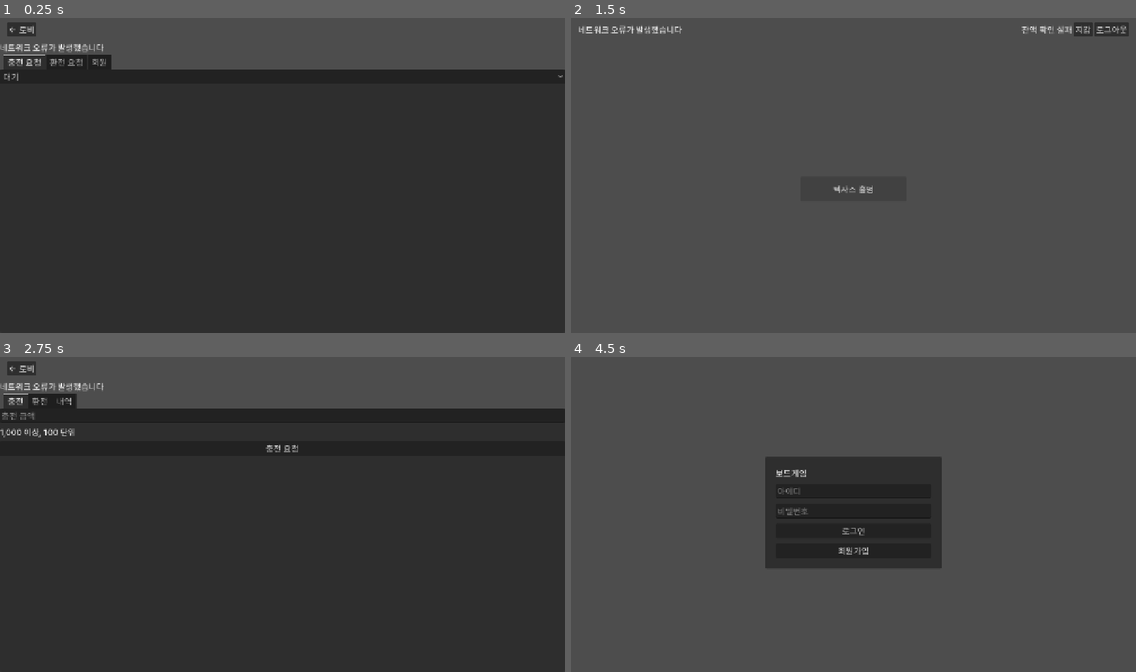
Above: before the commit, frames 1-4 (two rows, left to right).
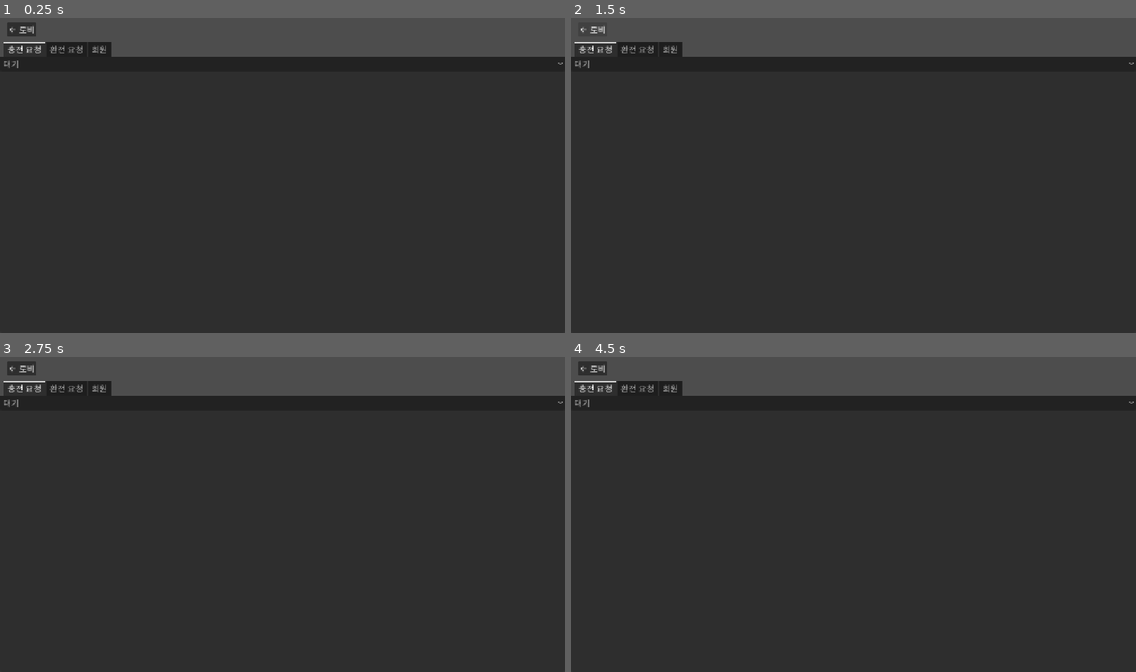
Above: after the commit, the same moments.

Repository: modify879/board-game-godot
Game: Godot game, scene res://admin/admin.tscn
Two runs of this game, one before a commit and one after it. Both use one fixed random seed, a clock stepped at 60 frames per second and the inputs below. This scene is started directly instead of the project's main scene.
Inputs (mouse positions are in pixels of both pictures, inside the frame that each line leads up to):
- Up to frame 1 (0.25 s): no input
- Up to frame 2 (1.5 s): click "대기" at 0.5 s; click "← 로비" at 1.25 s
- Up to frame 3 (2.75 s): click (514, 369) at 2 s, where only the run before the commit has a clickable "지갑"
- Up to frame 4 (4.5 s): click (853, 448) at 2.75 s, where only the run before the commit has a clickable "충전 요청"; click "← 로비" at 3.5 s; click (1113, 369) at 4.25 s, where only the run before the commit has a clickable "로그아웃"

The runs differ from the first frame. In frame 1, 4.2% of the frame differs, in the area x 0-100%, y 7-20%; in frame 2, 88%, in the area x 0-100%, y 1-100%; in frame 3, 4.9%; in frame 4, 78%.
Error after the commit: Parse Error: Too few arguments for "new()" call. Expected at least 5 but received 4. (res://admin/admin.gd:19)

Commit message:
refactor(core): 페이저가 오류 표시와 이동 버튼까지 맡고 입력 검사를 서버보다 엄격하지 않게 한다

Diff:
--- a/core/format.gd
+++ b/core/format.gd
@@ -7,6 +7,14 @@
 ## 충전·환전 요청 상태 문구. 모르는 값은 그대로
 static func request_status(status: String) -> String:
 	return REQUEST_STATUS.get(status, status)
+
+
+const BALANCE_FAILED := "잔액 확인 실패"
+
+
+## 잔액 표시 문구
+static func balance(n: int) -> String:
+	return "잔액 %s" % comma(n)
 
 
 ## 천 단위 쉼표
--- a/core/input_rules.gd
+++ b/core/input_rules.gd
@@ -1,6 +1,7 @@
 class_name InputRules
 ## 입력 사전 검사(사용성용). 최종 판단은 서버가 한다 — 여기서 통과해도 서버가 거부할 수 있고 그 errorCode 는 그대로 보인다.
 ## 서버 규칙이 바뀌면 함께 고친다. 함수는 문제가 없으면 "", 있으면 errorCode 를 돌려준다.
+## 원칙: 클라이언트 검사는 서버보다 엄격하면 안 된다 — 확실하지 않으면 통과시키고 서버에 맡긴다.
 ## 서버 경로는 서버 저장소 src/main/kotlin/com/jsm/boardgame/ 기준. 로그인은 서버가 형식 오류도 LOGIN_FAILED 로 감추므로 검사하지 않는다.
 
 const MIN_MONEY := 1000 # 충전·환전 최소 금액
@@ -8,8 +9,9 @@
 
 static var _re_username := RegEx.create_from_string("^[a-z][a-z0-9_]{3,19}$")
 static var _re_ws := RegEx.create_from_string("[\\s\\x{1C}-\\x{1F}\\x{A0}\\x{1680}\\x{2000}-\\x{200A}\\x{2028}\\x{2029}\\x{202F}\\x{205F}\\x{3000}]")
+static var _re_jamo := RegEx.create_from_string("[\\x{1100}-\\x{11FF}\\x{A960}-\\x{A97F}\\x{D7B0}-\\x{D7FF}]")
 static var _re_spaces := RegEx.create_from_string(" {2,}")
-static var _re_account := RegEx.create_from_string("^[0-9]{8,20}$")
+static var _re_account := RegEx.create_from_string("^\\p{Nd}{8,20}$")
 
 
 ## 서버 검사 순서(confirm → username → nickname → password)대로 첫 오류. SignUpRequest.kt:13-14
@@ -30,7 +32,7 @@
 
 
 ## 모든 공백 → ' ' → trim → 연속 공백 1칸. BLANK → FORBIDDEN(Cc·Cf) → LENGTH(코드포인트 2~12). user/domain/model/Nickname.kt:13-51
-## 서버는 먼저 NFC 정규화하지만 Godot 에 없어 생략한다(조합형 한글 입력은 길이가 서버와 다를 수 있다).
+## 서버는 먼저 NFC 정규화하지만 Godot 에 없어 생략한다 — 분해형 한글 자모가 있으면 클라이언트가 더 길게 세므로 길이 상한을 건너뛴다.
 ## 공백·Cf 는 Unicode 전체가 아닌 주요 범위만 옮겼다.
 static func _nickname(nickname: String) -> String:
 	var n := _re_ws.sub(nickname, " ", true).strip_edges()
@@ -44,7 +46,7 @@
 				or (c >= 0x202A and c <= 0x202E) or (c >= 0x2060 and c <= 0x2064) \
 				or (c >= 0x2066 and c <= 0x206F) or c == 0xFEFF or (c >= 0xFFF9 and c <= 0xFFFB):
 			return "NICKNAME_FORBIDDEN_CHARACTER"
-	if n.length() < 2 or n.length() > 12:
+	if n.length() < 2 or (n.length() > 12 and not _re_jamo.search(n)):
 		return "NICKNAME_LENGTH"
 	return ""
 
@@ -58,14 +60,17 @@
 	return ""
 
 
-## 충전 요청 금액: 1000 이상, 100 단위. wallet/domain/model/DepositRequest.kt:89,92, Money.kt:6
-static func deposit_amount(amount: int) -> String:
-	return "" if amount >= MIN_MONEY and amount % MONEY_UNIT == 0 else "DEPOSIT_AMOUNT_INVALID"
+## 충전·환전 요청 금액: 1000 이상, 100 단위. DepositRequest.kt:89,92 · WithdrawalRequest.kt:82,85, Money.kt:6
+static func _money(amount: int, code: String) -> String:
+	return "" if amount >= MIN_MONEY and amount % MONEY_UNIT == 0 else code
 
 
-## 환전 요청 금액: 1000 이상, 100 단위. wallet/domain/model/WithdrawalRequest.kt:82,85, Money.kt:6
+static func deposit_amount(amount: int) -> String:
+	return _money(amount, "DEPOSIT_AMOUNT_INVALID")
+
+
 static func withdrawal_amount(amount: int) -> String:
-	return "" if amount >= MIN_MONEY and amount % MONEY_UNIT == 0 else "WITHDRAWAL_AMOUNT_INVALID"
+	return _money(amount, "WITHDRAWAL_AMOUNT_INVALID")
 
 
 ## 세 필드 trim, 계좌번호는 '-'·' ' 제거. 빈 값 / 번호 숫자 8~20자 아님 / 은행명·예금주 1~50자 아님. wallet/domain/model/BankAccount.kt:24-46
--- a/core/test_core.gd
+++ b/core/test_core.gd
@@ -152,6 +152,7 @@
 	check(ir.signup("Abcd", "닉네임", "12345678", "12345678") == "", "아이디 대문자는 lowercase 로 통과")
 	check(ir.signup("abcd", "가", "12345678", "12345678") == "NICKNAME_LENGTH", "닉네임 1자 거부")
 	check(ir.signup("abcd", "가".repeat(13), "12345678", "12345678") == "NICKNAME_LENGTH", "닉네임 13자 거부")
+	check(ir.signup("abcd", "\u1100\u1161".repeat(7), "12345678", "12345678") != "NICKNAME_LENGTH", "분해형 자모 14자 닉네임은 길이 검사 건너뜀")
 	check(ir.signup("abcd", "가나", "12345678", "12345678") == "", "닉네임 2자 통과")
 	check(ir.signup("abcd", "가".repeat(12), "12345678", "12345678") == "", "닉네임 12자 통과")
 	check(ir.signup("abcd", "   ", "12345678", "12345678") == "NICKNAME_BLANK", "닉네임 공백만 BLANK")
@@ -175,6 +176,8 @@
 	check(ir.bank_account("은행", "1234567", "홍길동") == "BANK_ACCOUNT_INVALID", "계좌 7자리 거부")
 	check(ir.bank_account("은행", "1".repeat(21), "홍길동") == "BANK_ACCOUNT_INVALID", "계좌 21자리 거부")
 	check(ir.bank_account("은행", "123-4567-8", "홍길동") == "", "계좌 123-4567-8 통과")
+	check(ir.bank_account("은행", "\u0661\u0662\u0663\u0664\u0665\u0666\u0667\u0668", "홍길동") == "", "아랍 숫자 계좌번호 통과")
+	check(ir.bank_account("은행", "１２３４５６７８", "홍길동") == "", "전각 숫자 계좌번호 통과")
 	check(ir.bank_account("가".repeat(51), "12345678", "홍길동") == "BANK_ACCOUNT_INVALID", "은행명 51자 거부")
 	check(ir.bank_account("은행", "12345678", " ") == "BANK_ACCOUNT_INVALID", "예금주 빈 값 거부")
 	check(ir.credited_amount(0) == "DEPOSIT_AMOUNT_INVALID", "승인액 0 거부")
@@ -191,7 +194,7 @@
 	var pprev := Button.new()
 	var plabel := Label.new()
 	var pnext := Button.new()
-	var pg := Pager.new(pbox, pprev, plabel, pnext)
+	var pg := Pager.new(pbox, pprev, plabel, pnext, func(_p: int) -> void: pass)
 	pg.total = 3
 	pg.page = 1
 	pg.update()
@@ -207,12 +210,25 @@
 	var fresh := pg.begin()
 	check(pprev.disabled and pnext.disabled, "Pager begin 은 버튼 잠금")
 	var ok_resp := {"ok": true, "data": {"page": {"number": 1, "totalPages": 3}, "content": []}}
-	check(not await pg.accept(stale, 0, ok_resp, func(_p: int) -> void: pass), "Pager 낡은 gen 은 false")
-	check(await pg.accept(fresh, 1, ok_resp, func(_p: int) -> void: pass) and pg.page == 1 and pg.total == 3, "Pager 정상 응답 반영")
+	check(not await pg.accept(stale, 0, ok_resp, func(_p: int) -> void: pass, func(_e: String) -> void: pass), "Pager 낡은 gen 은 false")
+	check(await pg.accept(fresh, 1, ok_resp, func(_p: int) -> void: pass, func(_e: String) -> void: pass) and pg.page == 1 and pg.total == 3, "Pager 정상 응답 반영")
 	var called := [-1]
 	var over := pg.begin()
-	var res: bool = await pg.accept(over, 5, ok_resp, func(p: int) -> void: called[0] = p)
+	var res: bool = await pg.accept(over, 5, ok_resp, func(p: int) -> void: called[0] = p, func(_e: String) -> void: pass)
 	check(not res and called[0] == 2, "Pager 초과는 마지막 페이지로 reload")
+	var errs := []
+	var bad := pg.begin()
+	await pg.accept(bad, 0, {"ok": false, "error": "X"}, func(_p: int) -> void: pass, func(e: String) -> void: errs.append(e))
+	var bad_stale := pg.begin()
+	pg.begin()
+	await pg.accept(bad_stale, 0, {"ok": false, "error": "Y"}, func(_p: int) -> void: pass, func(e: String) -> void: errs.append(e))
+	check(errs == ["X"], "Pager 실패면 낡지 않았을 때만 on_error")
+	var loaded := []
+	var pg2 := Pager.new(pbox, pprev, plabel, pnext, func(p: int) -> void: loaded.append(p))
+	pg2.page = 1
+	pprev.pressed.emit()
+	pnext.pressed.emit()
+	check(loaded == [0, 2], "Pager prev/next 가 loader 호출")
 	pbox.free()
 	pprev.free()
 	plabel.free()
--- a/core/ui/pager.gd
+++ b/core/ui/pager.gd
@@ -10,7 +10,9 @@
 var _next: Button
 
 
-func _init(box: HBoxContainer, prev: Button, label: Label, next: Button) -> void:
+func _init(box: HBoxContainer, prev: Button, label: Label, next: Button, loader: Callable) -> void:
+	prev.pressed.connect(func() -> void: loader.call(page - 1))
+	next.pressed.connect(func() -> void: loader.call(page + 1))
 	_box = box
 	_prev = prev
 	_label = label
@@ -29,13 +31,14 @@
 	return gen != _gen
 
 
-## 응답 공통 처리. 낡았거나 실패·마지막 페이지 초과면 false. 실패 오류 표시는 호출부 몫(낡은 응답이 아닐 때만 — is_stale)
+## 응답 공통 처리. 낡았거나 실패·마지막 페이지 초과면 false. 실패면 낡지 않았을 때만 on_error.call(errorCode)
 ## 초과는 reload.call(마지막 페이지)를 기다린 뒤 false
-func accept(gen: int, page_req: int, r: Dictionary, reload: Callable) -> bool:
+func accept(gen: int, page_req: int, r: Dictionary, reload: Callable, on_error: Callable) -> bool:
 	if gen != _gen:
 		return false
 	if not r.ok:
 		update()
+		on_error.call(r.error)
 		return false
 	var new_total: int = r.data.page.totalPages
 	if page_req >= new_total and new_total > 0:
